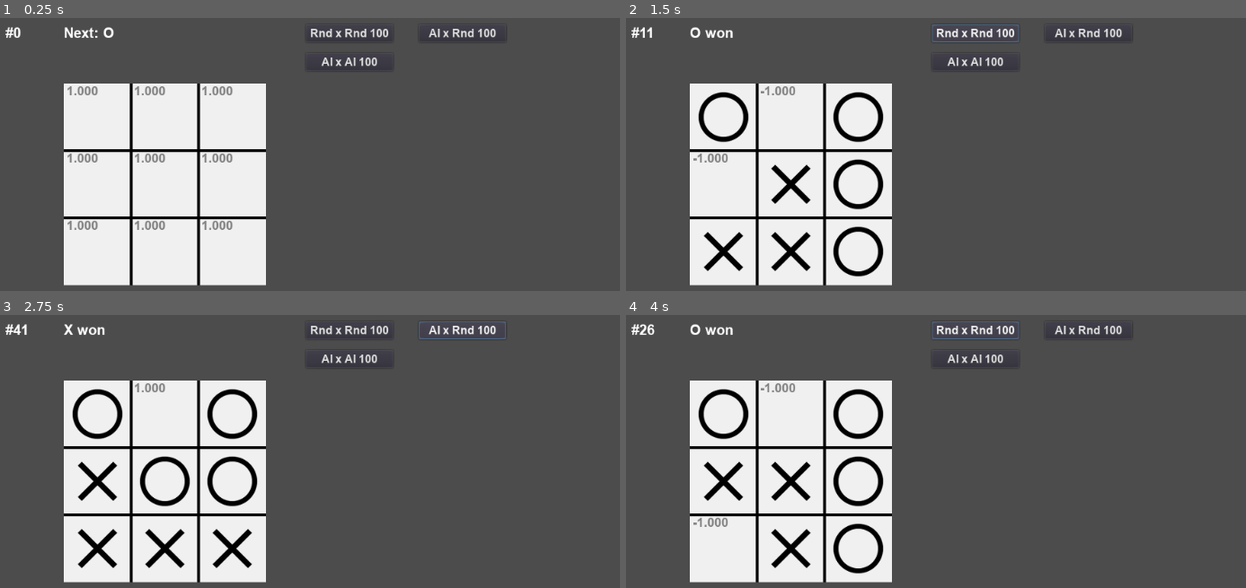
Above: before the commit, frames 1-4 (two rows, left to right).
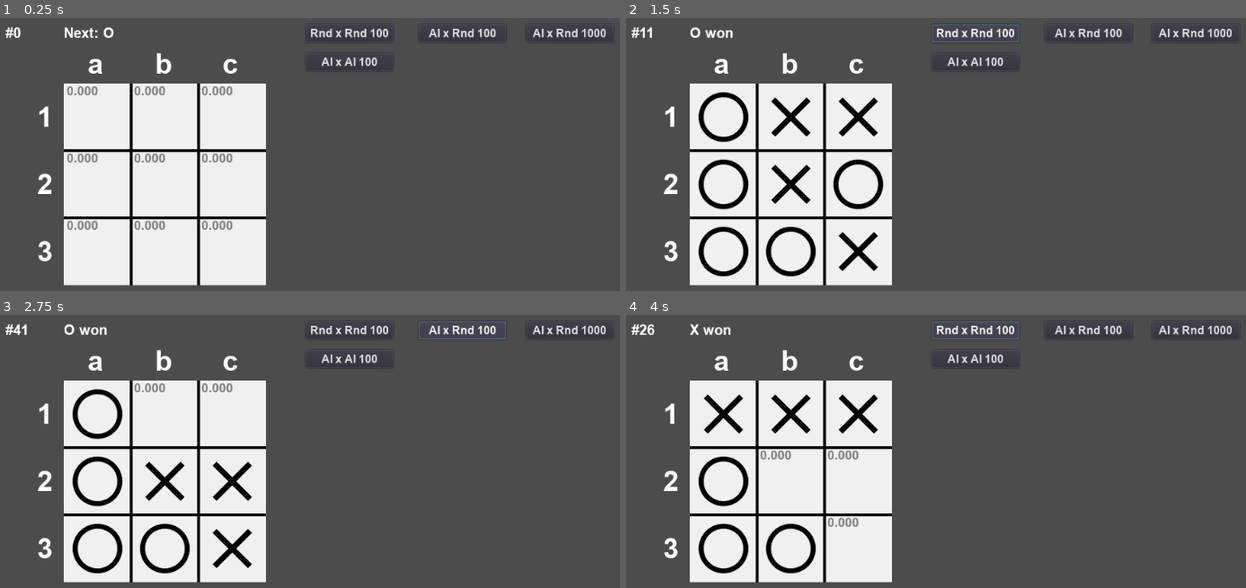
Above: after the commit, the same moments.

Repository: vivisuke/TicTacToe
Game: Godot game, scene res://MainScene.tscn
Two runs of this game, one before a commit and one after it. Both use one fixed random seed, a clock stepped at 60 frames per second and the inputs below.
Inputs (mouse positions are in pixels of both pictures, inside the frame that each line leads up to):
- Up to frame 1 (0.25 s): no input
- Up to frame 2 (1.5 s): click (1196, 34) at 0.5 s, where only the run after the commit has a clickable "AI x Rnd 1000"; click "Rnd x Rnd 100" at 1.25 s
- Up to frame 3 (2.75 s): click "AI x Rnd 100" at 2 s
- Up to frame 4 (4 s): click "AI x AI 100" at 2.75 s; click "Rnd x Rnd 100" at 3.5 s

The runs differ from the first frame. In frame 1, 0.9% of the frame differs, in the area x 6-98%, y 3-90%; in frame 2, 4.7%; in frame 3, 5.1%; in frame 4, 6.5%, in the area x 6-98%, y 3-95%.

Commit message:
0016 ◎ C 10/27 10/27 0.001│ToDo│盤面左、上に座標値表示 0017 ◎ C 10/27 10/27 0.001│ToDo│Q値初期値を0.0に変更

Diff:
--- a/TicTacToe/Board.gd
+++ b/TicTacToe/Board.gd
@@ -1,8 +1,14 @@
 extends ColorRect
 
 const LINE_WIDTH = 4.0
+const CELL_WIDTH = 96
+
+var font = DynamicFont.new()
 
 func _ready():
+	var font_data:DynamicFontData = preload("res://fonts/arialbd.ttf")
+	font.font_data = font_data
+	font.size = 40
 	pass # Replace with function body.
 
 func _draw():
@@ -10,3 +16,11 @@
 	draw_line(Vector2(0, 192), Vector2(288, 192), Color.black, LINE_WIDTH)
 	draw_line(Vector2(96, 0), Vector2(96, 288), Color.black, LINE_WIDTH)
 	draw_line(Vector2(192, 0), Vector2(192, 288), Color.black, LINE_WIDTH)
+
+	#draw_string(font, Vector2(0, 0), "test")
+	for y in range(3):
+		var pos = Vector2(-CELL_WIDTH*0.4, CELL_WIDTH*(y+0.65))
+		draw_string(font, pos, "%d" % (y+1))
+	for x in range(3):
+		var pos = Vector2(CELL_WIDTH*(x+0.35), -CELL_WIDTH*0.15)
+		draw_string(font, pos, "abc"[x])
--- a/TicTacToe/MainScene.gd
+++ b/TicTacToe/MainScene.gd
@@ -71,11 +71,13 @@
 	var mask = 1
 	if next == TILE_O:		# O の手番
 		for i in range(9):
-			Q[qix].push_back(1.0 if (empty&mask) != 0 else -9.999)
+			Q[qix].push_back(0.0 if (empty&mask) != 0 else -9.999)
+			#Q[qix].push_back(1.0 if (empty&mask) != 0 else -9.999)
 			mask <<= 1
 	else:					# X の手番
 		for i in range(9):
-			Q[qix].push_back(-1.0 if (empty&mask) != 0 else 9.999)
+			Q[qix].push_back(0.0 if (empty&mask) != 0 else 9.999)
+			#Q[qix].push_back(-1.0 if (empty&mask) != 0 else 9.999)
 			mask <<= 1
 func update_qvLabels():		# 現状態の各行動のQ値を表示
 	var qix = bb_to_qix(bits_O, bits_X)
@@ -138,7 +140,7 @@
 
 func _input(event):
 	if event is InputEventMouseButton && event.is_pressed():	# マウスクリックイベント
-		if is_victory_table[bits_O] || is_victory_table[bits_O] || is_draw():
+		if is_victory_table[bits_O] || is_victory_table[bits_X] || is_draw():
 			init_board()
 		else:
 			var pos = $Board/TileMap.get_local_mouse_position()
@@ -159,13 +161,15 @@
 				lst.push_back(ix)
 			ix += 1
 	return lst
+func nextRandMove():
+	var lst = get_empty_list()
+	return lst[rng.randi_range(0, lst.size() - 1)]
 func modeRandRand():
 	nEpisode += 1
 	$EpiNumLabel.text = "#%d" % nEpisode
 	init_board()
 	while true:
-		var lst = get_empty_list()
-		var ix = lst[rng.randi_range(0, lst.size() - 1)]
+		var ix = nextRandMove()
 		var t = ix_to_xy(ix)
 		set_cell(t[0], t[1], next)
 		next = (TILE_O + TILE_X) - next			# 手番交代
@@ -186,7 +190,7 @@
 		print("\nnOwon = %d (%.1f%%)" % [nOwon, nOwon * 100.0/nEpisode])
 		print("nXwon = %d (%.1f%%)" % [nXwon, nXwon * 100.0/nEpisode])
 		print("nDraw = %d (%.1f%%)" % [nDraw, nDraw * 100.0/nEpisode])
-func nextMove(qix):
+func nextAIMove(qix):
 	var empty = ~(bits_O | bits_X)		# 1 for EMPTY
 	var lst = []
 	var mask = 1
@@ -226,7 +230,7 @@
 		make_Q(qix)
 		var ix
 		if AIturn:
-			ix = nextMove(qix)
+			ix = nextAIMove(qix)
 		else:
 			var lst = get_empty_list()
 			ix = lst[rng.randi_range(0, lst.size() - 1)]
@@ -284,7 +288,7 @@
 		var ef = false		# 終局フラグ
 		var qix = bb_to_qix(bits_O, bits_X)
 		make_Q(qix)
-		var ix = nextMove(qix)
+		var ix = nextAIMove(qix) if rng.randf_range(0, 1.0) <= 0.9 else nextRandMove()
 		var t = ix_to_xy(ix)
 		set_cell(t[0], t[1], next)
 		next = (TILE_O + TILE_X) - next			# 手番交代
@@ -356,3 +360,13 @@
 	nDraw = 0
 	mode = MODE_AI_RAND
 	pass # Replace with function body.
+
+
+func _on_AIxRx1000Button_pressed():
+	nEpisode = 0
+	nEpisodeRest = 1000
+	nAIwon = 0
+	nRANDwon = 0
+	nDraw = 0
+	mode = MODE_AI_RAND
+	pass # Replace with function body.
--- a/TicTacToe/MainScene.tscn
+++ b/TicTacToe/MainScene.tscn
@@ -106,6 +106,17 @@
 "_edit_use_anchors_": false
 }
 
+[node name="AIxRx1000Button" type="Button" parent="."]
+margin_left = 755.0
+margin_top = 12.0
+margin_right = 879.0
+margin_bottom = 37.0
+custom_fonts/font = SubResource( 3 )
+text = "AI x Rnd 1000"
+__meta__ = {
+"_edit_use_anchors_": false
+}
+
 [node name="AIxAIx100Button" type="Button" parent="."]
 margin_left = 441.0
 margin_top = 53.0
@@ -119,4 +130,5 @@
 
 [connection signal="pressed" from="RxRx100Button" to="." method="_on_RxRx100Button_pressed"]
 [connection signal="pressed" from="AIxRx100Button" to="." method="_on_AIxRx100Button_pressed"]
+[connection signal="pressed" from="AIxRx1000Button" to="." method="_on_AIxRx1000Button_pressed"]
 [connection signal="pressed" from="AIxAIx100Button" to="." method="_on_AIxAIx100Button_pressed"]
Not shown, changed: TicTacToe.spr
